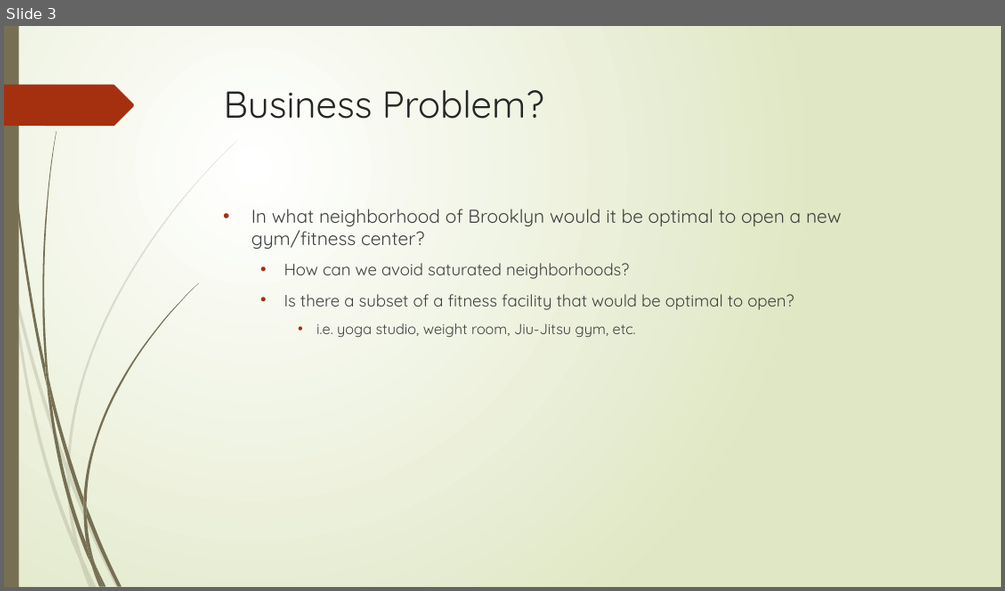
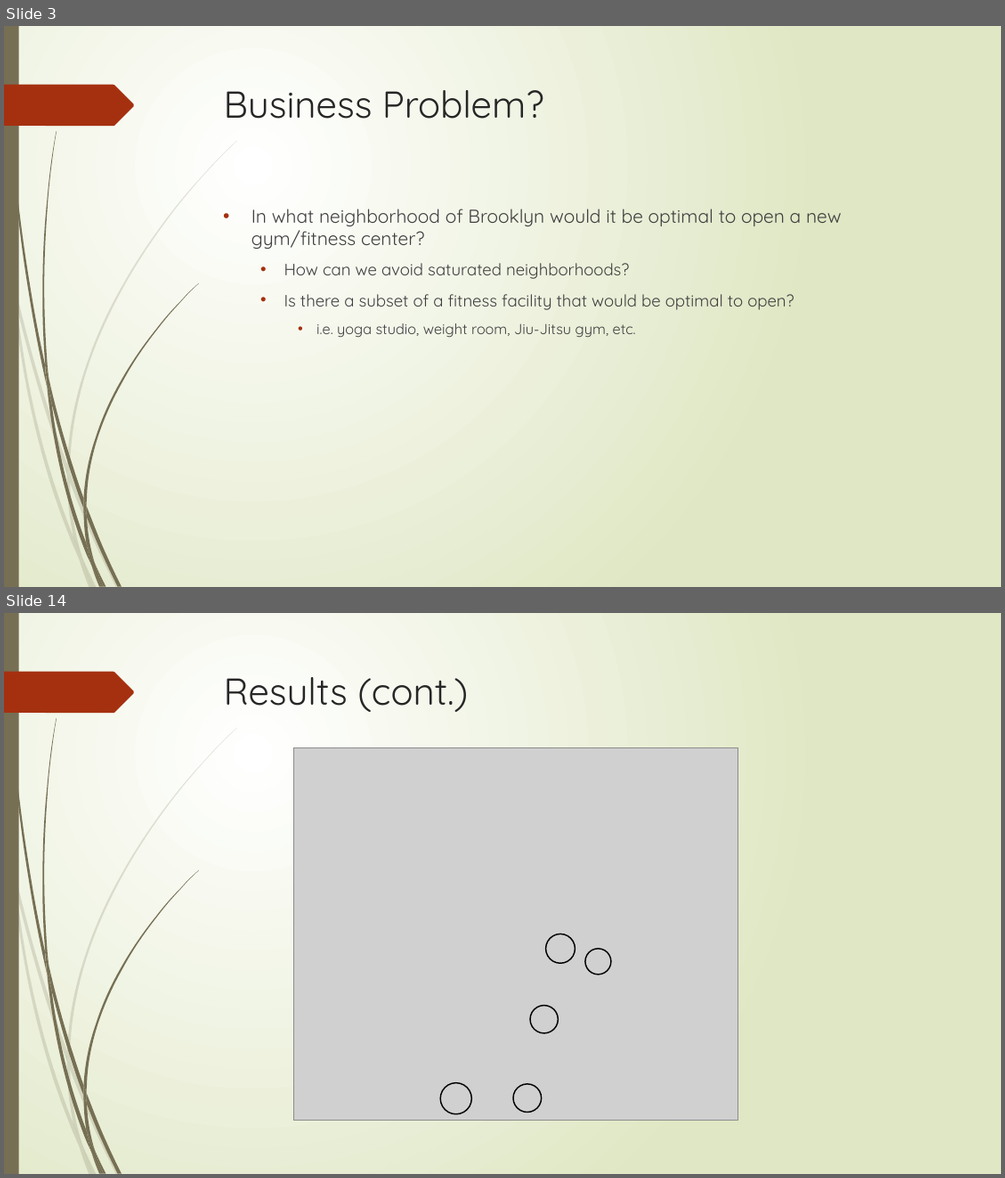
Before and after one commit to ajncle/The-Battle-of-Neighborhoods, a slide deck: Optimal Location for a Gym in Brooklyn.pptx. Shown one above the other, each under a label of ours: slide 3 before the commit, slides 3 and 14 after it; the slides between them are not shown. The pictures are 1005x591 and 1005x1178 pixels, drawn with LibreOffice and Linux fonts; fonts in the diff are those of the drawing; grey boxes stand for pictures. Boxes give left, top, right and bottom in pixels: in the first picture for what was removed or moved away, otherwise in the second. Text is boxed around its words. In the diff, an @@ line names an element or a change of style, - is before the commit and + after.

```diff
--- a/Optimal Location for a Gym in Brooklyn.pptx
+++ b/Optimal Location for a Gym in Brooklyn.pptx
@@ slide 14 added at [4,613,1001,1174], background gradient #FFFFFF to #DFE8C4; not listed: 24 template elements that a slide beside it also shows @@
@@ title added at [224,677,468,712], 36 pt, text #262626 @@
+Results (cont.)
@@ picture added at [294,747,738,1120] @@
@@ ellipse added at [546,933,575,963], outline #000000 1.25 pt @@
@@ ellipse added at [585,949,611,975], outline #000000 1.25 pt @@
@@ ellipse added at [531,1005,558,1033], outline #000000 1.25 pt @@
@@ ellipse added at [441,1083,472,1114], outline #000000 1.25 pt @@
@@ ellipse added at [513,1084,542,1112], outline #000000 1.25 pt @@
```
Also in this commit, not shown: 12 other slides added, 1 slide removed.
